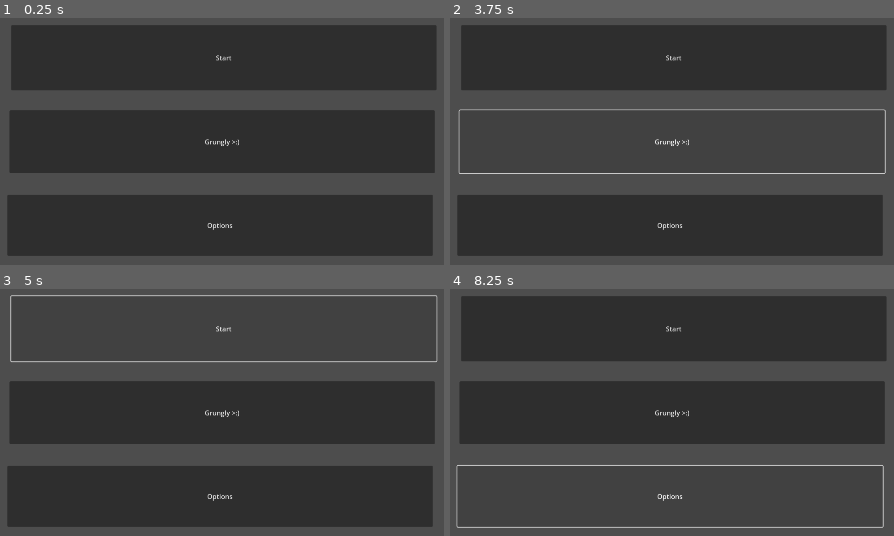
Above: before the commit, frames 1-4 (two rows, left to right).
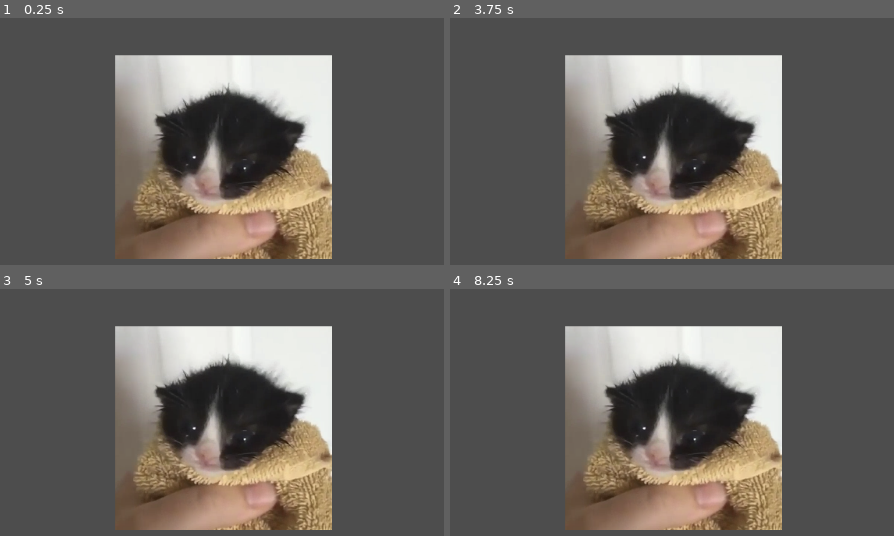
Above: after the commit, the same moments.

Repository: Inkling4/jumpy-cat
Game: Godot game, scene res://scenes/main_menu.tscn
Same seed, same stepped clock (60 frames per second), same inputs: the game is played once before the commit and once after it. Before the commit the project has no main scene; this scene is started directly in both runs.
Inputs (mouse positions are in pixels of both pictures, inside the frame that each line leads up to):
- Up to frame 1 (0.25 s): no input
- Up to frame 2 (3.75 s): click (672, 141) at 0.5 s, where only the run before the commit has a clickable "Grungly >:)"; click (672, 225) at 1.25 s, where only the run before the commit has a clickable "Options"; click (672, 57) at 2 s, where only the run before the commit has a clickable "Start"; click (672, 57) at 2.75 s, where only the run before the commit has a clickable "Start"; click (672, 141) at 3.5 s, where only the run before the commit has a clickable "Grungly >:)"
- Up to frame 3 (5 s): click (222, 328) at 4.25 s, where only the run before the commit has a clickable "Start"
- Up to frame 4 (8.25 s): click (672, 412) at 5 s, where only the run before the commit has a clickable "Grungly >:)"; tap Enter at 5.75, 7.25 s; move the mouse to (845, 410) at 5.77 s; press the mouse at (845, 410) at 5.78 s; tap Space at 6.5, 8 s; move the mouse to (512, 454) at 6.52 s; release the mouse at (512, 454) at 6.53 s; click (512, 454) at 6.6 s; move the mouse to (751, 333) at 7.27 s; press the mouse at (751, 333) at 7.28 s; move the mouse to (632, 521) at 8.02 s; release the mouse at (632, 521) at 8.03 s; click (632, 521) at 8.1 s

The runs differ from the first frame. In frame 1, 75% of the frame differs, in the area x 1-99%, y 2-98%; in frame 2, 69%; in frame 3, 58%; in frame 4, 64%.

Commit message:
main menu

Diff:
--- a/project.godot
+++ b/project.godot
@@ -11,6 +11,7 @@
 [application]
 
 config/name="JumpyCat"
+run/main_scene="uid://b2tbn7renk7hr"
 config/features=PackedStringArray("4.5", "Mobile")
 config/icon="res://icon.svg"
 
@@ -34,3 +35,4 @@
 [rendering]
 
 renderer/rendering_method="mobile"
+textures/vram_compression/import_etc2_astc=true
--- a/scenes/main_menu.tscn
+++ b/scenes/main_menu.tscn
@@ -1,24 +1,22 @@
-[gd_scene format=3 uid="uid://b2tbn7renk7hr"]
+[gd_scene load_steps=5 format=3 uid="uid://b2tbn7renk7hr"]
+
+[ext_resource type="Script" uid="uid://dkr5hhqhilvrt" path="res://scripts/main_menu.gd" id="1_bqqt6"]
+[ext_resource type="Texture2D" uid="uid://8q7iet006lex" path="res://assets/sprites/play_neutral.png" id="1_ekxnf"]
+[ext_resource type="Texture2D" uid="uid://cqusuadgewc2i" path="res://assets/sprites/play_pressed.png" id="2_bqqt6"]
+
+[sub_resource type="RectangleShape2D" id="RectangleShape2D_bqqt6"]
+size = Vector2(279.775, 279)
 
 [node name="MainMenu" type="Node2D"]
+script = ExtResource("1_bqqt6")
 
-[node name="Button" type="Button" parent="."]
-offset_left = 457.0
-offset_top = 212.0
-offset_right = 1479.0
-offset_bottom = 369.0
-text = "Start"
+[node name="TouchScreenButton" type="TouchScreenButton" parent="."]
+position = Vector2(-253, -255)
+scale = Vector2(1.8741629, 1.762885)
+texture_normal = ExtResource("1_ekxnf")
+texture_pressed = ExtResource("2_bqqt6")
+shape = SubResource("RectangleShape2D_bqqt6")
 
-[node name="Button3" type="Button" parent="."]
-offset_left = 453.0
-offset_top = 417.0
-offset_right = 1475.0
-offset_bottom = 568.0
-text = "Grungly >:)"
+[node name="Camera2D" type="Camera2D" parent="."]
 
-[node name="Button2" type="Button" parent="."]
-offset_left = 448.0
-offset_top = 620.0
-offset_right = 1470.0
-offset_bottom = 767.0
-text = "Options"
+[connection signal="released" from="TouchScreenButton" to="." method="_on_play_button_released"]
--- /dev/null
+++ b/scripts/main_menu.gd
@@ -0,0 +1,11 @@
+extends Node2D
+
+var test_level = preload("res://scenes/lvl_test.tscn")
+
+# Called when the node enters the scene tree for the first time.
+func _ready() -> void:
+	pass # Replace with function body.
+
+
+func _on_play_button_released() -> void:
+	get_tree().change_scene_to_packed(test_level)
Binary file added: assets/sprites/play_neutral.png
Not shown, added: assets/sprites/play_neutral.png.import
Binary file added: assets/sprites/play_pressed.png
Not shown, added: assets/sprites/play_pressed.png.import
Not shown, added: scripts/main_menu.gd.uid
